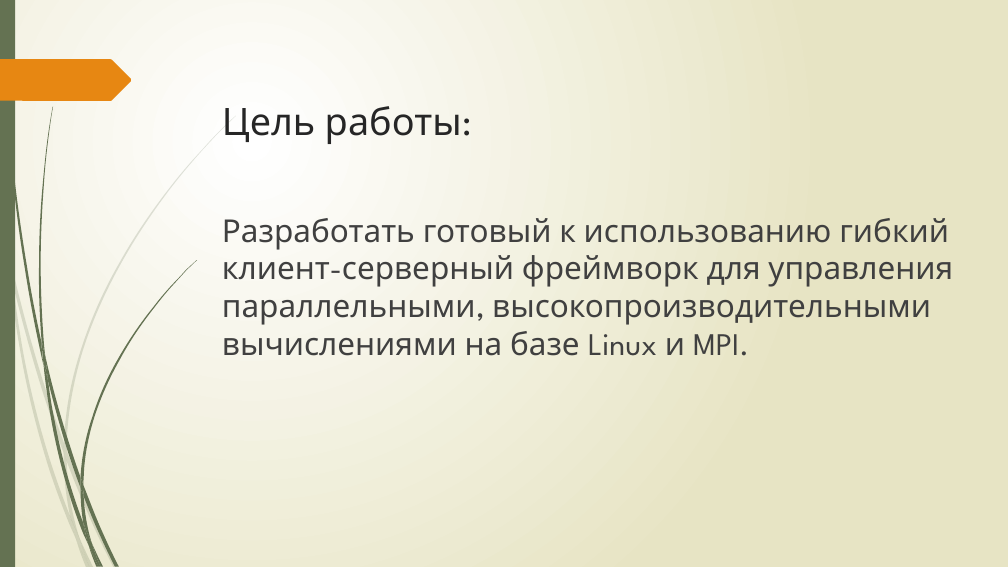
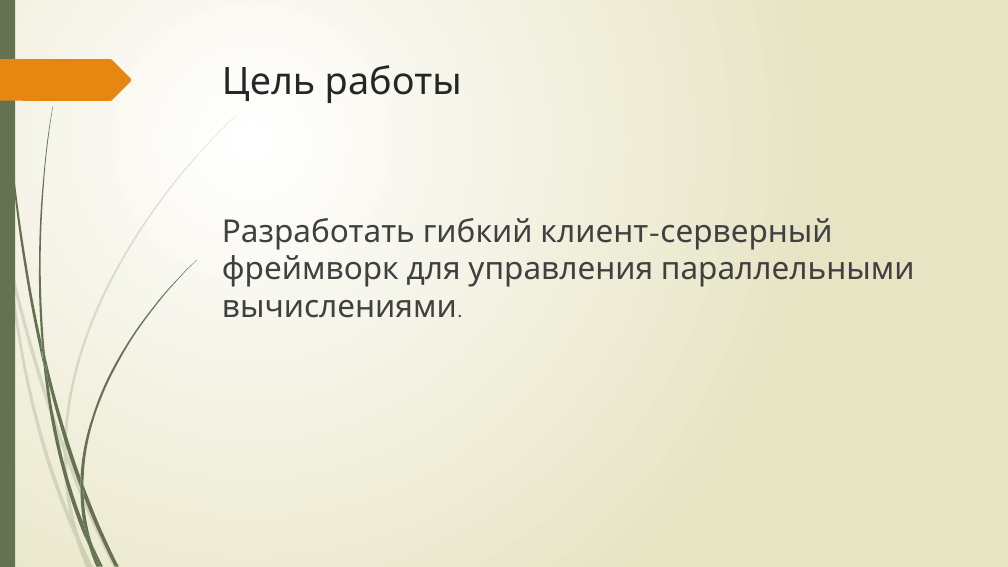
Before and after one commit to IbragimGabi/Diploma, a slide deck: slide 2 of презентация.pptx. Drawn at 1008x567 pixels with LibreOffice and Linux fonts; fonts in the diff are those of the drawing. Boxes give left, top, right and bottom in pixels: in the first picture for what was removed or moved away, otherwise in the second. Text is boxed around its words. In the diff, an @@ line names an element or a change of style, - is before the commit and + after.

Commit message:
ready presentation

```diff
--- a/презентация.pptx
+++ b/презентация.pptx
@@ title at (222,65,462,103): text changed @@
-Цель работы:
+Цель работы
@@ text at (222,218,915,318): text changed @@
-Разработать готовый к использованию гибкий клиент-серверный фреймворк для управления параллельными, высокопроизводительными вычислениями на базе Linux и MPI.
+Разработать гибкий клиент-серверный фреймворк для управления параллельными вычислениями.
```
Also in this commit, not shown: 7 other slides changed, 2 slides added, 4 slides removed, 4 other files.
